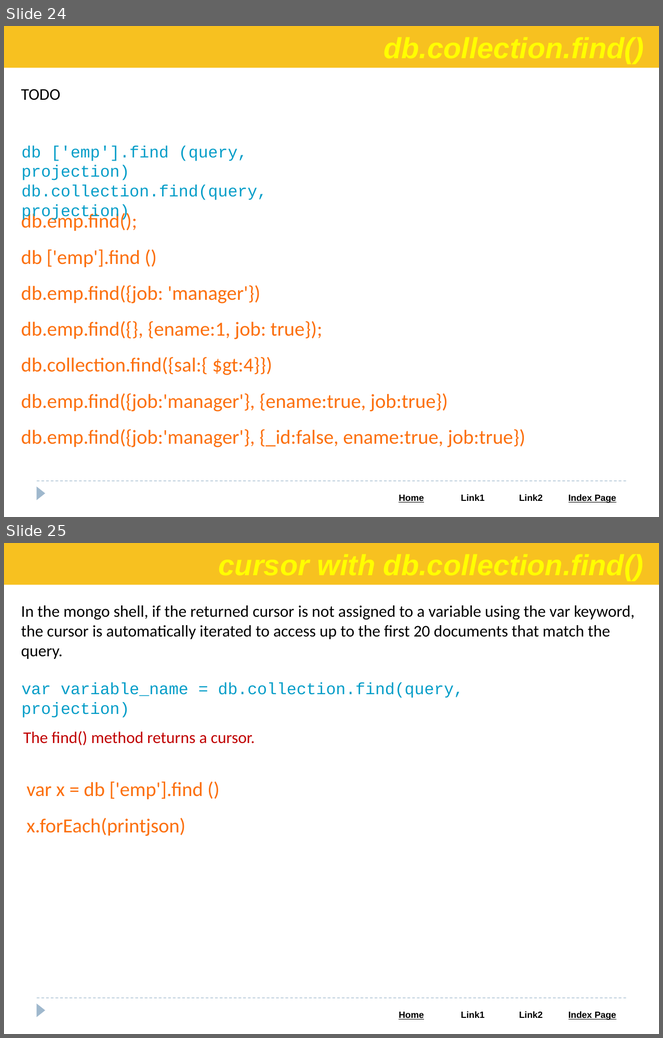
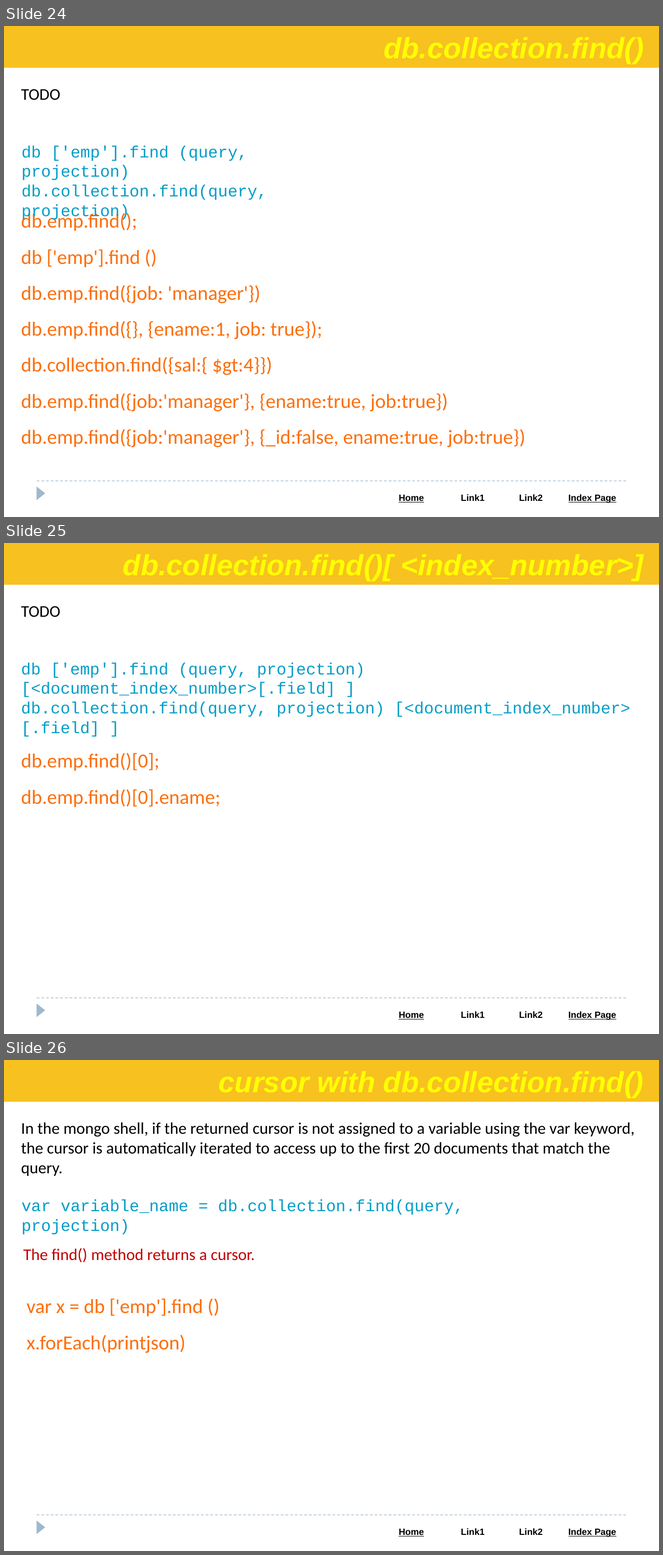
Before and after one commit to Saleel-Bagde/PPT-s, a slide deck: MongoDB.pptx. Shown one above the other, each under a label of ours: slides 24 and 25 before the commit, slides 24, 25 and 26 after it. The pictures are 663x1038 and 663x1555 pixels, drawn with LibreOffice and Linux fonts; fonts in the diff are those of the drawing. Boxes give left, top, right and bottom in pixels: in the first picture for what was removed or moved away, otherwise in the second. Text is boxed around its words. In the diff, an @@ line names an element or a change of style, - is before the commit and + after.

```diff
--- a/MongoDB.pptx
+++ b/MongoDB.pptx
@@ slide 25 added at (x1=4, y1=543, x2=659, y2=1034), background #FFFFFF; not listed: 3 template elements that a slide beside it also shows @@
@@ rectangle added at (x1=4, y1=543, x2=659, y2=585), fill #F7C120 @@
@@ text added at (x1=21, y1=606, x2=60, y2=617), 18 pt, text #000000 @@
+TODO
@@ text added at (x1=21, y1=663, x2=631, y2=717), 18 pt, text #049DC8 @@
+db ['emp'].find (query, projection)[<document_index_number>[.field] ]
+db.collection.find(query, projection) [<document_index_number> [.field] ]
@@ text added at (x1=21, y1=753, x2=220, y2=808), 22 pt, text #FC6F0D @@
+db.emp.find()[0];
+db.emp.find()[0].ename;
@@ what was slide 25 is now slide 26 @@
```
Also in this commit, not shown: 1 slide changed.
